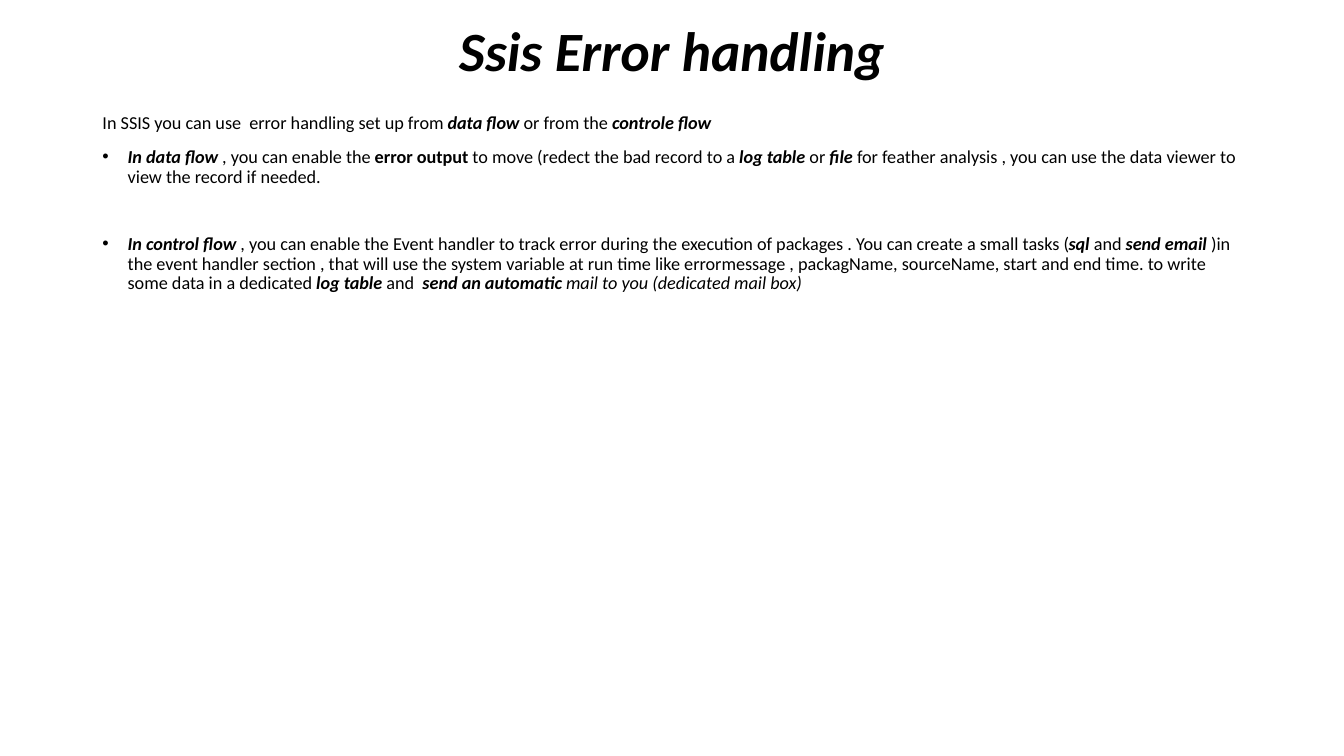
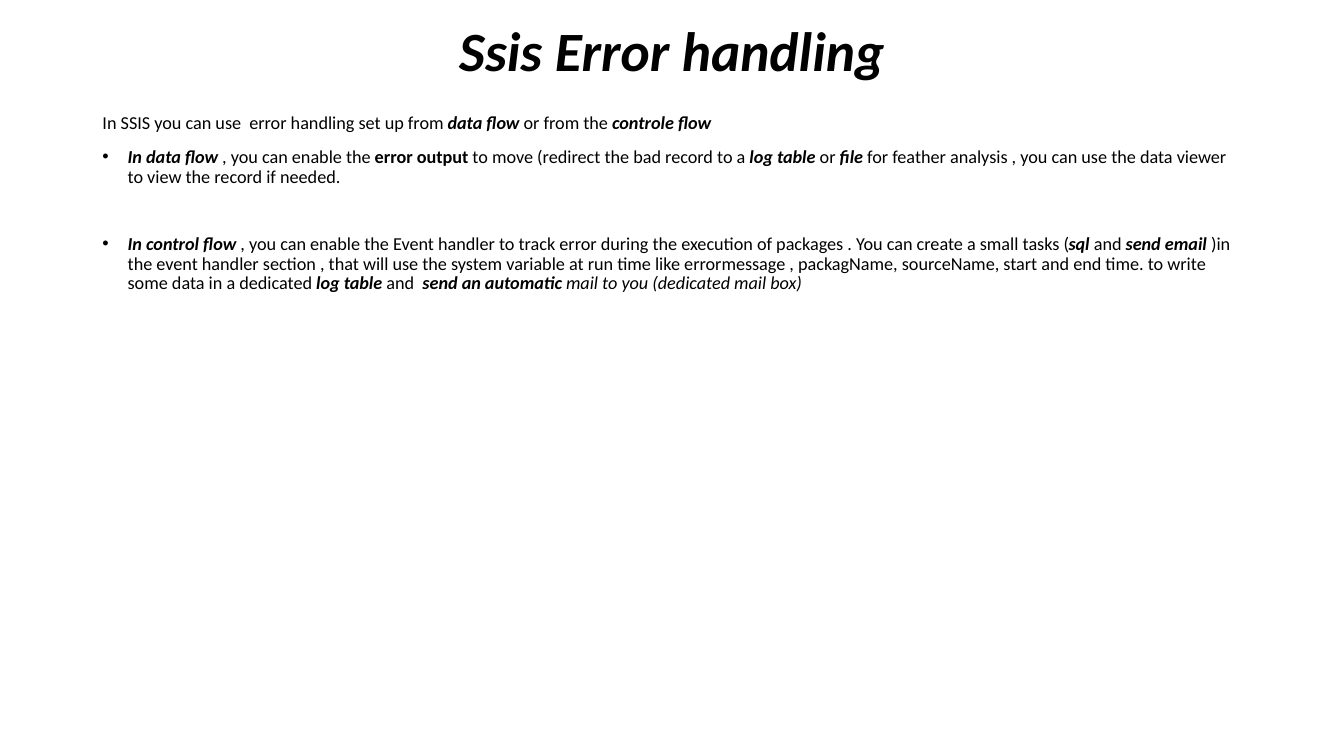
Before and after one commit to Coulio01/Documents, a slide deck: slide 7 of SSIS-SSAS/SSIS Essentials.pptx. Drawn at 1344x756 pixels with LibreOffice and Linux fonts; fonts in the diff are those of the drawing. Boxes give left, top, right and bottom in pixels: in the first picture for what was removed or moved away, otherwise in the second. Text is boxed around its words. In the diff, an @@ line names an element or a change of style, - is before the commit and + after.

```diff
--- a/SSIS-SSAS/SSIS Essentials.pptx
+++ b/SSIS-SSAS/SSIS Essentials.pptx
@@ text at [128, 150, 1227, 183]: text changed @@
-• In data flow , you can enable the error output to move (redect the bad record to a log table or file for feather analysis , you can use the data viewer to view the record if needed.
+• In data flow , you can enable the error output to move (redirect the bad record to a log table or file for feather analysis , you can use the data viewer to view the record if needed.
```
Also in this commit, not shown: 3 other slides changed, 21 other files.
